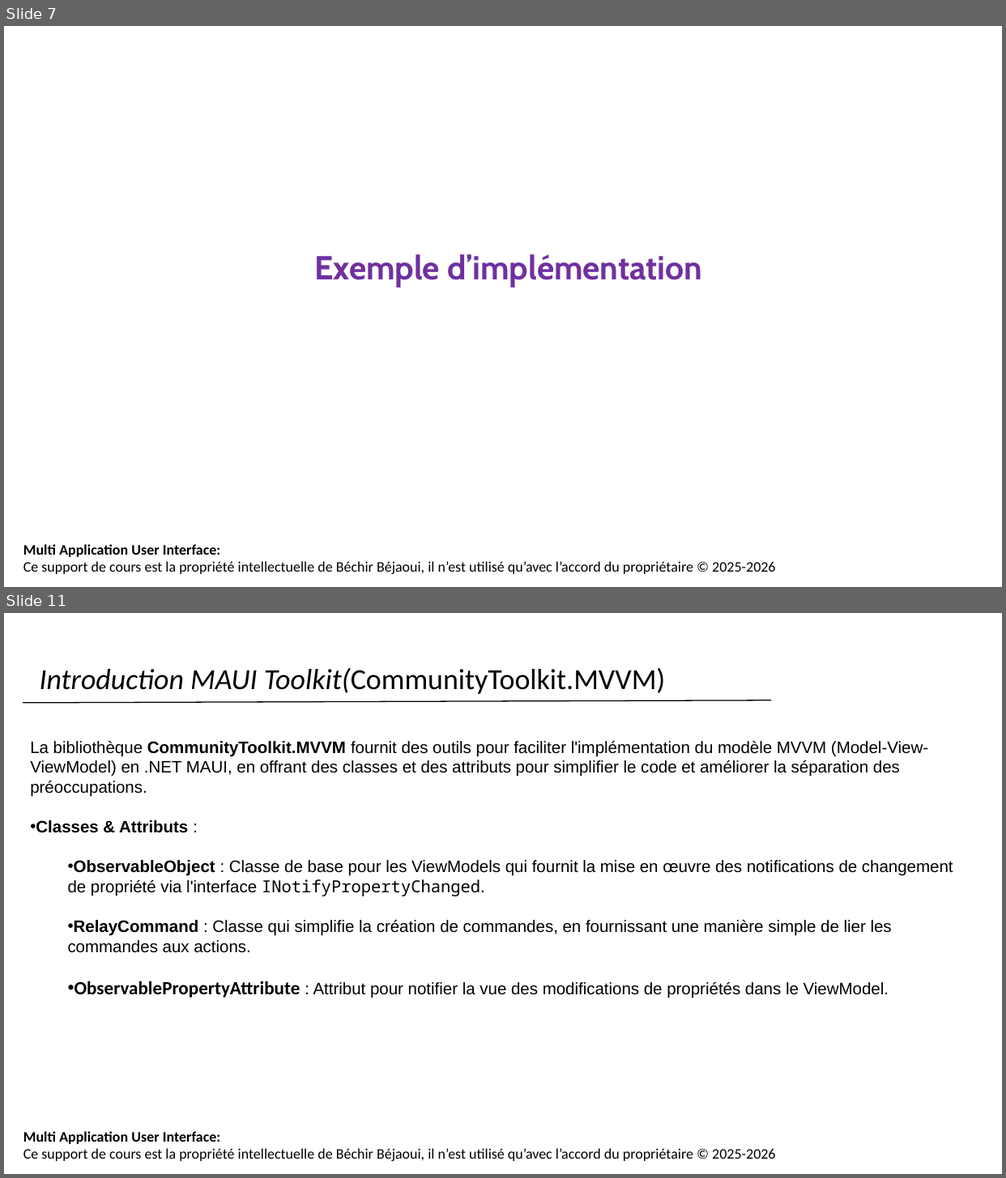
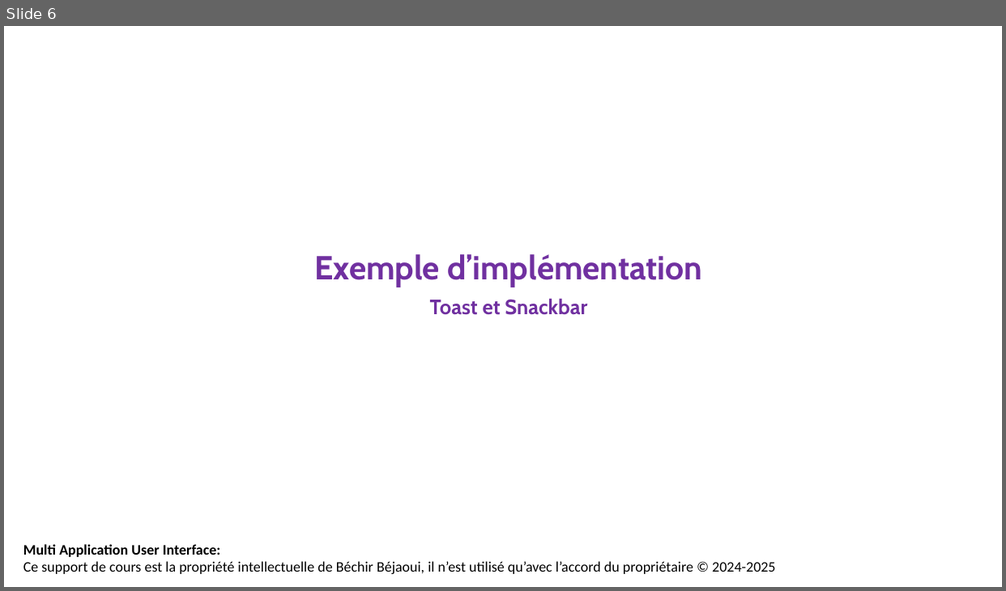
Before and after one commit to bejaouibechir/MAUI, a slide deck: 16.MAUI Toolkit.pptx. Shown one above the other, each under a label of ours: slides 7 and 11 before the commit, slide 6 after it; the slides between them are not shown. The pictures are 1006x1178 and 1006x591 pixels, drawn with LibreOffice and Linux fonts; fonts in the diff are those of the drawing; background and template pictures are left out. Boxes give left, top, right and bottom in pixels: in the first picture for what was removed or moved away, otherwise in the second. Text is boxed around its words. In the diff, an @@ line names an element or a change of style, - is before the commit and + after.

```diff
--- a/16.MAUI Toolkit.pptx
+++ b/16.MAUI Toolkit.pptx
@@ slide 11 removed at [4, 613, 1002, 1174], background #FFFFFF; not listed: 1 template element that a slide beside it also shows @@
@@ text removed at [40, 668, 666, 694] @@
-Introduction MAUI Toolkit(CommunityToolkit.MVVM)
@@ line removed from (23, 703) to (771, 700) @@
@@ text removed at [30, 741, 953, 999] @@
-La bibliothèque CommunityToolkit.MVVM fournit des outils pour faciliter l'implémentation du modèle MVVM (Model-View-ViewModel) en .NET MAUI, en offrant des classes et des attributs pour simplifier le code et améliorer la séparation des préoccupations.
-• Classes & Attributs :
-  • ObservableObject : Classe de base pour les ViewModels qui fournit la mise en œuvre des notifications de changement de propriété via l'interface INotifyPropertyChanged.
-  • RelayCommand : Classe qui simplifie la création de commandes, en fournissant une manière simple de lier les commandes aux actions.
-  • ObservablePropertyAttribute : Attribut pour notifier la vue des modifications de propriétés dans le ViewModel.
@@ what was slide 7 is now slide 6 @@
@@ slide 6 changed as well @@
@@ text at [430, 298, 587, 315]: paragraph added @@
+Toast et Snackbar
@@ text at [23, 561, 775, 574]: text changed @@
-Ce support de cours est la propriété intellectuelle de Béchir Béjaoui, il n’est utilisé qu’avec l’accord du propriétaire © 2025-2026
+Ce support de cours est la propriété intellectuelle de Béchir Béjaoui, il n’est utilisé qu’avec l’accord du propriétaire © 2024-2025
```
Also in this commit, not shown: 5 other slides changed, 11 slides added, 5 other slides removed, 2 other files.
